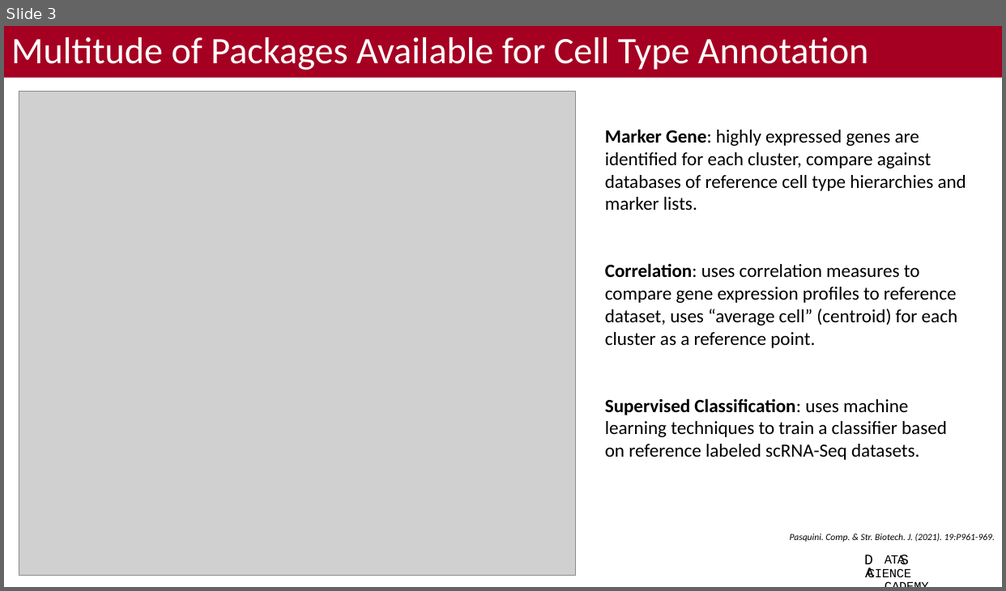
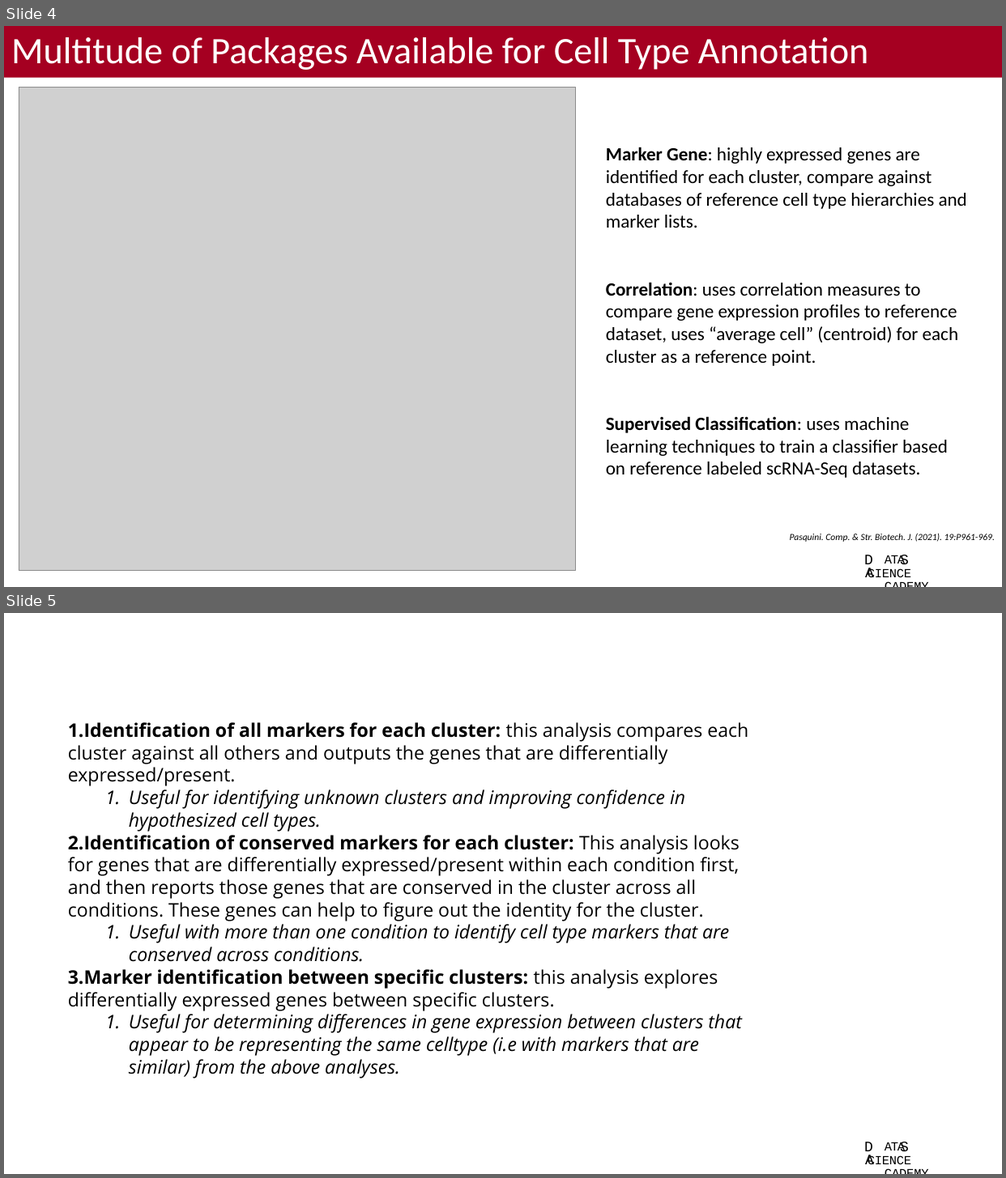
Before and after one commit to bacorli2/scrna_workshop, a slide deck: M4_Seurat_CellType/M5_Seurat_CellType.pptx. Shown one above the other, each under a label of ours: slide 3 before the commit, slides 4 and 5 after it. The pictures are 1006x591 and 1006x1178 pixels, drawn with LibreOffice and Linux fonts; fonts in the diff are those of the drawing; grey boxes stand for pictures; background and template pictures are left out. Boxes give left, top, right and bottom in pixels: in the first picture for what was removed or moved away, otherwise in the second. Text is boxed around its words. In the diff, an @@ line names an element or a change of style, - is before the commit and + after.

```diff
--- a/M4_Seurat_CellType/M5_Seurat_CellType.pptx
+++ b/M4_Seurat_CellType/M5_Seurat_CellType.pptx
@@ slide 5 added at (4, 613, 1002, 1174), background #FFFFFF; not listed: 4 template elements that a slide beside it also shows @@
@@ text added at (68, 722, 748, 1079), 18 pt, text #000000 @@
+1. Identification of all markers for each cluster: this analysis compares each cluster against all others and outputs the genes that are differentially expressed/present.
+  1. Useful for identifying unknown clusters and improving confidence in hypothesized cell types.
+2. Identification of conserved markers for each cluster: This analysis looks for genes that are differentially expressed/present within each condition first, and then reports those genes that are conserved in the cluster across all conditions. These genes can help to figure out the identity for the cluster.
+  1. Useful with more than one condition to identify cell type markers that are conserved across conditions.
+3. Marker identification between specific clusters: this analysis explores differentially expressed genes between specific clusters.
+  1. Useful for determining differences in gene expression between clusters that appear to be representing the same celltype (i.e with markers that are similar) from the above analyses.
@@ what was slide 3 is now slide 4 @@
@@ slide 4 changed as well @@
@@ picture: place and size @@
-picture at (19, 92, 575, 576)
+picture at (19, 87, 575, 571)
@@ text "Marker Gene: highly expressed genes ...": place and size @@
-text "Marker Gene: highly expressed genes ..." at (605, 129, 966, 460)
+text "Marker Gene: highly expressed genes ..." at (606, 147, 967, 478)
```
Also in this commit, not shown: 3 other slides changed, 1 other slide added, 1 other file.
